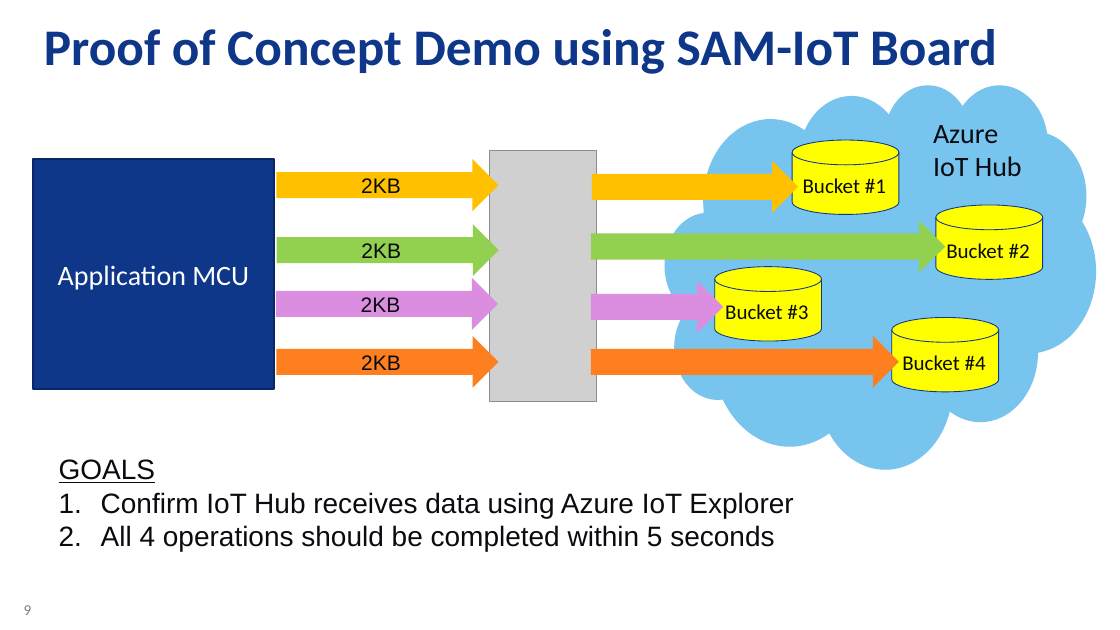
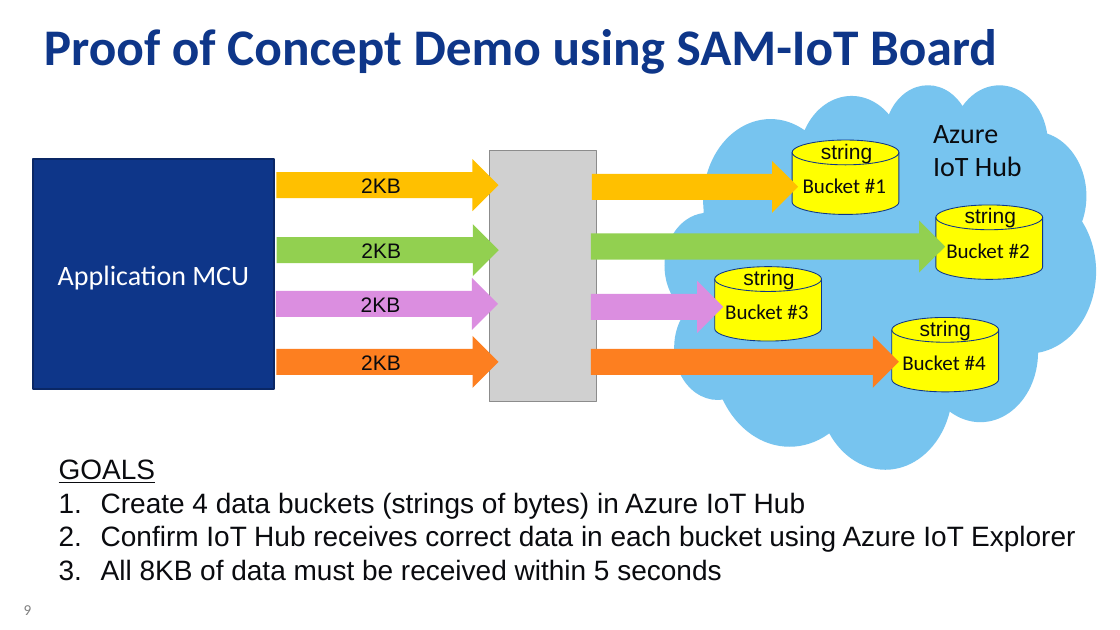
Before and after one commit to danewalton/Microchip-SAM-IoT-Wx, a slide deck: slide 9 of AO-Smith-MSFT-MCHP-r6.pptx. Drawn at 1120x630 pixels with LibreOffice and Linux fonts; fonts in the diff are those of the drawing; grey boxes stand for pictures; background and template pictures are left out. Boxes give left, top, right and bottom in pixels: in the first picture for what was removed or moved away, otherwise in the second. Text is boxed around its words. In the diff, an @@ line names an element or a change of style, - is before the commit and + after.

```diff
--- a/AO-Smith-MSFT-MCHP-r6.pptx
+++ b/AO-Smith-MSFT-MCHP-r6.pptx
@@ text added at bbox=[821, 143, 872, 163], 18 pt, text #0A0B0F @@
+string
@@ text added at bbox=[965, 206, 1016, 227], 18 pt, text #0A0B0F @@
+string
@@ text added at bbox=[743, 268, 794, 289], 18 pt, text #0A0B0F @@
+string
@@ text added at bbox=[920, 319, 971, 340], 18 pt, text #0A0B0F @@
+string
@@ text at bbox=[101, 492, 1075, 581]: text changed @@
-1. Confirm IoT Hub receives data using Azure IoT Explorer
-2. All 4 operations should be completed within 5 seconds
+1. Create 4 data buckets (strings of bytes) in Azure IoT Hub
+2. Confirm IoT Hub receives correct data in each bucket using Azure IoT Explorer
+3. All 8KB of data must be received within 5 seconds
```
Also in this commit, not shown: 1 other slide changed, 1 other file.
